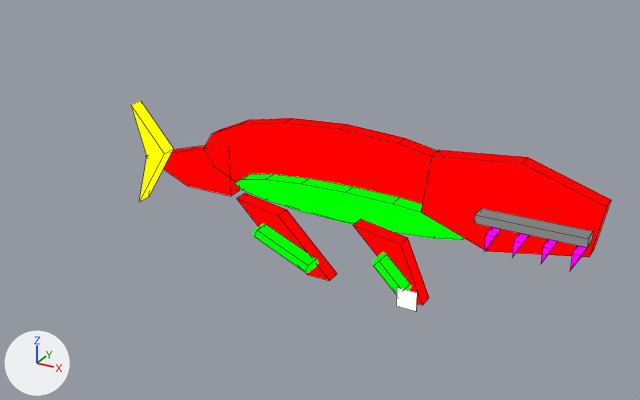
The Blender file assets-source/blender/motion/mosasaurus-idle.blend, before and after one commit.
One viewpoint serves both versions: a 50 mm camera at (85.1, -89.5, 51.5) aimed at (39.4, -6.5, 10.0). The axes (+X, +Y, +Z) are drawn at lower left. The lights are the same throughout. The older version comes first. Mesh edges are drawn as thin lines on the coarser meshes.

Objects in the first picture: 'DinoTycoon_Motion_mosasaurus_idle_belly', 'DinoTycoon_Motion_mosasaurus_idle_head', 'DinoTycoon_Motion_mosasaurus_idle_mouth', 'DinoTycoon_Motion_mosasaurus_idle_near_paddle0', 'DinoTycoon_Motion_mosasaurus_idle_near_paddle1', 'DinoTycoon_Motion_mosasaurus_idle_paddle_edge0_0', 'DinoTycoon_Motion_mosasaurus_idle_paddle_edge1_0', 'DinoTycoon_Motion_mosasaurus_idle_tail', 'DinoTycoon_Motion_mosasaurus_idle_tail_fin', 'DinoTycoon_Motion_mosasaurus_idle_trunk' and 8 more.
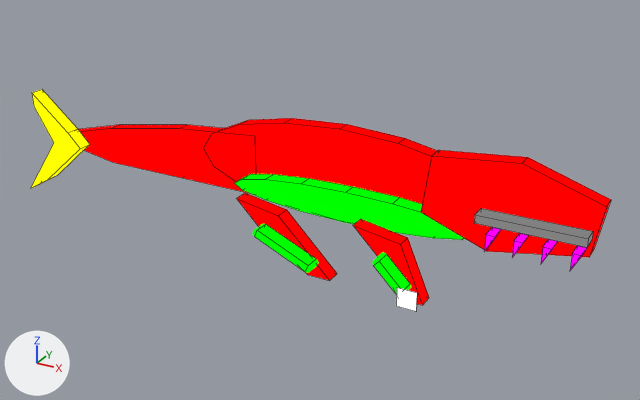
The newer file is also turned or shifted as a whole; pictures and numbers use the older file's frame.

Changed parts and their boxes [x1, y1, x2, y2] in the pictures (640 x 400 px):
'DinoTycoon_Motion_mosasaurus_idle_tail', reshaped: before [145, 146, 239, 196]; after [78, 125, 256, 193]
'DinoTycoon_Motion_mosasaurus_idle_tail_fin', reshaped (40% wider): before [131, 101, 173, 202]; after [31, 89, 90, 188]
part 2 of me_dinotycoon_motion_mosasaurus_idle_sample_tail_fin, deleted (yellow): before [131, 101, 173, 202]
part 3 of me_dinotycoon_motion_mosasaurus_idle_sample_tail_fin, added (yellow): after [31, 89, 90, 188]

The edits, one by one:
me_dinotycoon_motion_mosasaurus_idle_sample_tail is used by ob_dinotycoon_motion_mosasaurus_idle_tail; location (0.0, 0.0, 0.0).
me_dinotycoon_motion_mosasaurus_idle_sample_tail had 10 vertices, 7 faces and spanned x 9.0..23.0, y -1.0..1.0, z 5.0..12.0.
me_dinotycoon_motion_mosasaurus_idle_sample_tail now has 16 vertices, 10 faces and spans x -5.0..27.0, y -1.0..1.0, z 6.0..14.0.
me_dinotycoon_motion_mosasaurus_idle_sample_tail part 1: the whole mesh is rebuilt.
me_dinotycoon_motion_mosasaurus_idle_sample_tail_fin is used by ob_dinotycoon_motion_mosasaurus_idle_tail_fin; location (0.0, 0.0, 0.0).
Verts and faces of me_dinotycoon_motion_mosasaurus_idle_sample_tail_fin; kept vertices keep their numbers, new ones are numbered from 8.
Before the commit, vertices of me_dinotycoon_motion_mosasaurus_idle_sample_tail_fin: 0 (9.0, -3.0, 16.0) at pixel (130, 104), 1 (14.0, -3.0, 10.0) at pixel (164, 153), 2 (9.0, -3.0, 2.0) at pixel (139, 201), 3 (11.0, -3.0, 9.0) at pixel (146, 156), 4 (9.0, -1.0, 16.0) at pixel (140, 100).
Before the commit, vertices of me_dinotycoon_motion_mosasaurus_idle_sample_tail_fin: 5 (14.0, -1.0, 10.0) at pixel (173, 148), 6 (9.0, -1.0, 2.0) at pixel (148, 196), 7 (11.0, -1.0, 9.0).
me_dinotycoon_motion_mosasaurus_idle_sample_tail_fin had 8 vertices, 6 faces and spanned x 9.0..14.0, y -3.0..-1.0, z 2.0..16.0.
me_dinotycoon_motion_mosasaurus_idle_sample_tail_fin now has 14 vertices, 9 faces and spans x -12.0..-1.0, y -3.0..-1.0, z -0.3..15.0.
Part 2, on me_dinotycoon_motion_mosasaurus_idle_sample_tail_fin:
Vertices deleted: 0 to 7 (with the faces that use them).
Part 3, on me_dinotycoon_motion_mosasaurus_idle_sample_tail_fin:
7 vertices are added at x -12.0..-1.0, y -3.0, z -0.3..15.0.
7 new vertices lie (0.0, 2.0, 0.0) away from vertices in x -12.0..-1.0, y -3.0, z -0.3..15.0.
9 new faces join them.
